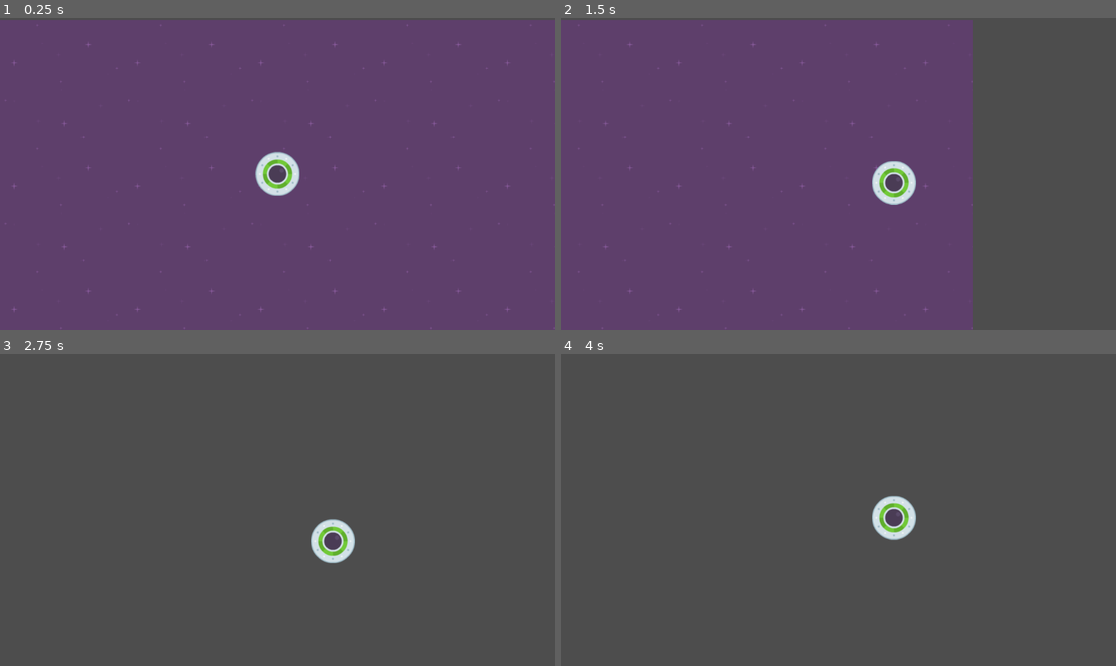
Above: before the commit, frames 1-4 (two rows, left to right).
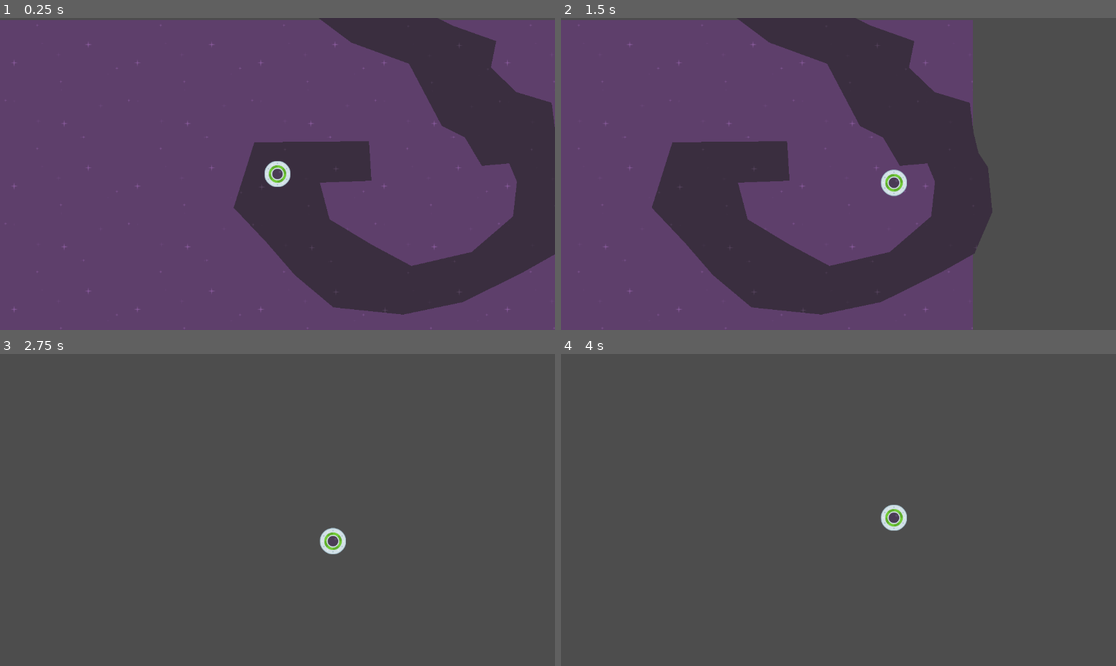
Above: after the commit, the same moments.

Repository: theaob/speedy-saucer
Game: Godot game, scene res://level_1.tscn
Two runs of this game, one before a commit and one after it. Both use one fixed random seed, a clock stepped at 60 frames per second and the inputs below.
Inputs:
- Up to frame 1 (0.25 s): no input
- Up to frame 2 (1.5 s): tap Enter at 0.5 s; hold Right (move_right) 0.53-1.28 s; hold Down (move_down) from 1.28 s (still down)
- Up to frame 3 (2.75 s): release Down (move_down) at 2.03 s; hold Right (move_right) from 2.03 s (still down)
- Up to frame 4 (4 s): release Right (move_right) at 2.78 s; hold Up (move_up) 2.78-3.53 s; hold Left (move_left) from 3.53 s (still down)

The runs differ from the first frame. In frame 1, 24% of the frame differs, in the area x 42-100%, y 0-96%; in frame 2, 26%, in the area x 16-78%, y 0-96%; in frame 3, 0.8%; in frame 4, 0.8%.

Commit message:
add maze

Diff:
--- a/level_1.tscn
+++ b/level_1.tscn
@@ -1,8 +1,9 @@
-[gd_scene load_steps=4 format=3 uid="uid://ucyj2ft0itta"]
+[gd_scene load_steps=5 format=3 uid="uid://ucyj2ft0itta"]
 
 [ext_resource type="Texture2D" uid="uid://cnandqxrtpbfm" path="res://Assets/purple.png" id="1_58854"]
 [ext_resource type="Script" path="res://level_1.gd" id="1_vs8fb"]
 [ext_resource type="PackedScene" uid="uid://b0efpaub1d1fd" path="res://player.tscn" id="2_2begs"]
+[ext_resource type="PackedScene" uid="uid://b1vp3313lmn6v" path="res://maze.tscn" id="4_6qj3y"]
 
 [node name="Level1" type="Node2D"]
 script = ExtResource("1_vs8fb")
@@ -16,3 +17,7 @@
 
 [node name="Player" parent="." instance=ExtResource("2_2begs")]
 position = Vector2(576, 320)
+
+[node name="Maze" parent="." instance=ExtResource("4_6qj3y")]
+z_index = -1
+position = Vector2(514, 258)
--- /dev/null
+++ b/maze.tscn
@@ -0,0 +1,13 @@
+[gd_scene load_steps=2 format=3 uid="uid://b1vp3313lmn6v"]
+
+[ext_resource type="Texture2D" uid="uid://c8lnoiiil5bh1" path="res://Assets/darkPurple.png" id="1_qy0tx"]
+
+[node name="Maze" type="Area2D"]
+
+[node name="CollisionPolygon2D" type="CollisionPolygon2D" parent="."]
+polygon = PackedVector2Array(14, -4, 252, -6, 257, 76, 150, 80, 170, 156, 256, 208, 340, 253, 465, 224, 551, 150, 559, 78, 543, 40, 486, 45, 451, -14, 403, -38, 335, -167, 215, -211, 123, -280, 84, -369, -66, -369, -106, -480, -131, -605, -8, -616, 12, -503, 101, -599, 232, -599, 130, -490, 177, -441, 230, -369, 326, -483, 444, -560, 587, -587, 780, -603, 964, -594, 1167, -606, 1233, -475, 1243, -332, 982, -303, 955, -488, 782, -480, 612, -471, 436, -412, 473, -369, 574, -407, 666, -424, 827, -449, 854, -345, 728, -337, 642, -323, 518, -296, 442, -271, 367, -328, 318, -300, 426, -246, 516, -214, 505, -159, 558, -108, 631, -86, 639, -24, 649, 18, 669, 48, 678, 141, 641, 227, 570, 267, 447, 328, 323, 354, 178, 339, 98, 272, 40, 205, -29, 132)
+
+[node name="Polygon2D" type="Polygon2D" parent="."]
+texture_repeat = 2
+texture = ExtResource("1_qy0tx")
+polygon = PackedVector2Array(14, -4, 252, -6, 257, 76, 150, 80, 170, 156, 256, 208, 340, 253, 465, 224, 551, 150, 559, 78, 543, 40, 486, 45, 451, -14, 403, -38, 335, -167, 215, -211, 123, -280, 84, -369, -66, -369, -106, -480, -131, -605, -8, -616, 12, -503, 101, -599, 232, -599, 130, -490, 177, -441, 230, -369, 326, -483, 444, -560, 587, -587, 780, -603, 964, -594, 1167, -606, 1233, -475, 1243, -332, 982, -303, 955, -488, 782, -480, 612, -471, 436, -412, 473, -369, 574, -407, 666, -424, 827, -449, 854, -345, 728, -337, 642, -323, 518, -296, 442, -271, 367, -328, 318, -300, 426, -246, 516, -214, 505, -159, 558, -108, 631, -86, 639, -24, 649, 18, 669, 48, 678, 141, 641, 227, 570, 267, 447, 328, 323, 354, 178, 339, 98, 272, 40, 205, -29, 132)
--- a/player.tscn
+++ b/player.tscn
@@ -11,10 +11,12 @@
 script = ExtResource("1_g2r2u")
 
 [node name="Sprite2D" type="Sprite2D" parent="."]
+scale = Vector2(0.6, 0.6)
 texture = ExtResource("1_37u38")
 
 [node name="CollisionShape2D" type="CollisionShape2D" parent="."]
 z_index = -1
+scale = Vector2(0.6, 0.6)
 shape = SubResource("CircleShape2D_ly6k7")
 
 [node name="Camera2D" type="Camera2D" parent="."]
